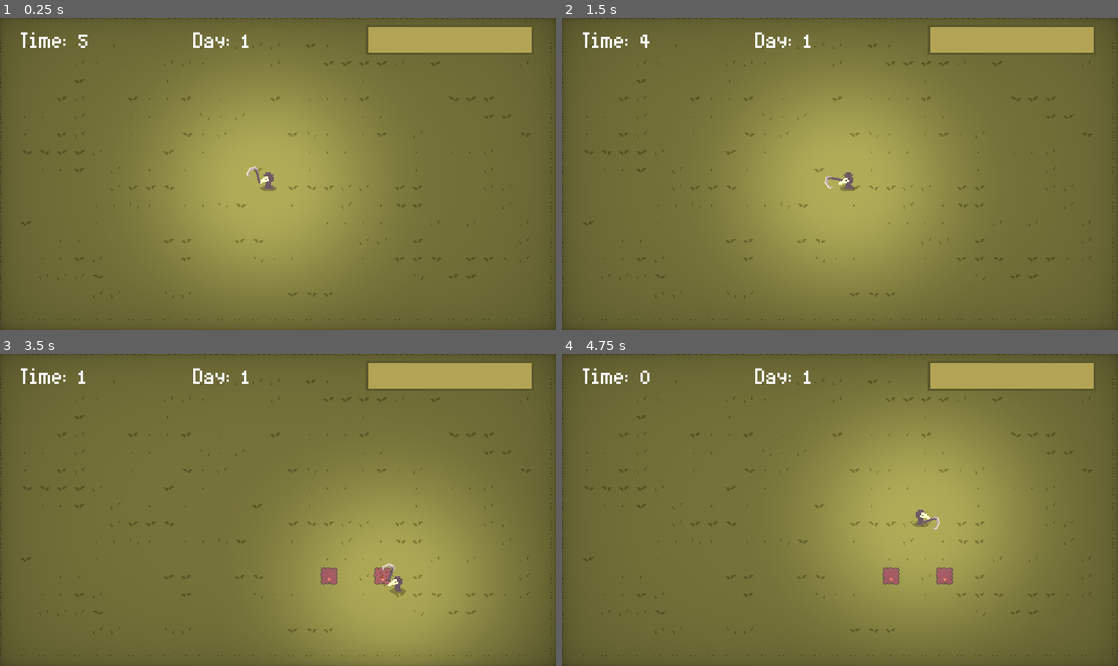
Above: before the commit, frames 1-4 (two rows, left to right).
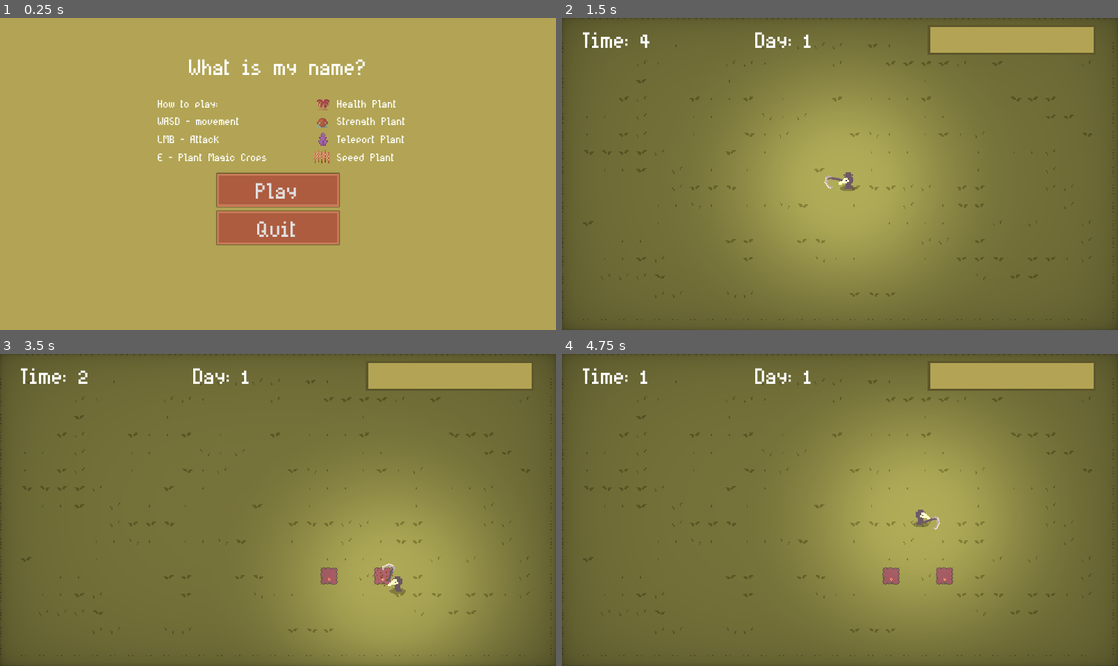
Above: after the commit, the same moments.

Repository: AJ08Coder/LudumDare52
Game: Godot game, scene res://UI/TitleScreen.tscn
Two runs of this game, one before a commit and one after it. Both use one fixed random seed, a clock stepped at 60 frames per second and the inputs below. Before the commit the project starts from res://Enviroment/World.tscn.
Inputs (mouse positions are in pixels of both pictures, inside the frame that each line leads up to):
- Up to frame 1 (0.25 s): no input
- Up to frame 2 (1.5 s): click (840, 189) at 0.5 s, where only the run after the commit has a clickable "Play"; move the mouse to (667, 39) at 1.27 s; press the mouse at (667, 39) at 1.28 s; hold D (move_right) from 1.28 s (still down)
- Up to frame 3 (3.5 s): move the mouse to (166, 525) at 2.02 s; release D (move_right) at 2.03 s; release the mouse at (166, 525) at 2.03 s; hold S (move_down) 2.03-2.78 s; click (166, 525) at 2.1 s; move the mouse to (333, 441) at 2.77 s; hold D (move_right) from 2.78 s (still down); hold E (plant) from 2.78 s (still down); click (333, 441) at 3.05 s
- Up to frame 4 (4.75 s): move the mouse to (812, 572) at 3.52 s; release D (move_right) at 3.53 s; release E (plant) at 3.53 s; hold W (move_up) 3.53-4.28 s; click (812, 572) at 3.6 s; move the mouse to (1006, 556) at 4.27 s; press the mouse at (1006, 556) at 4.28 s; hold A (move_left) from 4.28 s (still down)

The runs differ from the first frame. In frame 1, 92% of the frame differs, in the area x 0-100%, y 0-100%; in frame 2, nothing differs; in frame 3, less than 0.1%; in frame 4, less than 0.1%.

Commit message:
title screen

Diff:
--- a/Enviroment/World.gd
+++ b/Enviroment/World.gd
@@ -22,6 +22,7 @@
 var enemiesspawned = 0
 
 func _ready() -> void:
+	get_tree().paused = false
 	Global.world_node = self
 	Global.tele_ref = $TeleportReference
 	player.connect("health_changed", self, "player_health_changed")
--- a/UI/LoseScreen.gd
+++ b/UI/LoseScreen.gd
@@ -2,22 +2,22 @@
 
 
 onready var retry: Button = $CenterContainer/VBoxContainer/Retry
-onready var quit: Button = $CenterContainer/VBoxContainer/Quit
+onready var exit: Button = $CenterContainer/VBoxContainer/Exit
 
 
 func _ready() -> void:
 	visible = false
 	$AnimationPlayer.play("RESET")
 	retry.connect("pressed", self, "retry_pressed")
-	quit.connect("pressed", self, "quit_pressed")
+	exit.connect("pressed", self, "exit_pressed")
 
 
 func retry_pressed():
 	get_tree().reload_current_scene()
 
 
-func quit_pressed():
-	get_tree().quit()
+func exit_pressed():
+	get_tree().change_scene("res://UI/TitleScreen.tscn")
 
 
 func game_over():
--- a/UI/LoseScreen.tscn
+++ b/UI/LoseScreen.tscn
@@ -86,7 +86,7 @@
 margin_bottom = 60.0
 text = "Retry"
 
-[node name="Quit" type="Button" parent="CenterContainer/VBoxContainer"]
+[node name="Exit" type="Button" parent="CenterContainer/VBoxContainer"]
 margin_top = 64.0
 margin_right = 84.0
 margin_bottom = 94.0
--- /dev/null
+++ b/UI/TitleScreen.gd
@@ -0,0 +1,17 @@
+extends Control
+
+onready var play: Button = $Play
+onready var quit: Button = $Quit
+
+func _ready() -> void:
+	get_tree().paused = false
+	quit.connect("pressed", self, "quit")
+	play.connect("pressed", self, "play")
+
+
+func play():
+	get_tree().change_scene("res://Enviroment/World.tscn")
+
+
+func quit():
+	get_tree().quit()
--- /dev/null
+++ b/UI/TitleScreen.tscn
@@ -0,0 +1,97 @@
+[gd_scene load_steps=9 format=2]
+
+[ext_resource path="res://Art/crop.png" type="Texture" id=1]
+[ext_resource path="res://Art/TeleportPlant.png" type="Texture" id=2]
+[ext_resource path="res://Art/HealthPlant.png" type="Texture" id=3]
+[ext_resource path="res://Art/StrengthPlant.png" type="Texture" id=4]
+[ext_resource path="res://UI/Fonts/SinsGold.ttf" type="DynamicFontData" id=5]
+[ext_resource path="res://UI/theme.tres" type="Theme" id=6]
+[ext_resource path="res://UI/TitleScreen.gd" type="Script" id=7]
+
+[sub_resource type="DynamicFont" id=1]
+font_data = ExtResource( 5 )
+
+[node name="TitleScreen" type="Control"]
+pause_mode = 2
+anchor_right = 1.0
+anchor_bottom = 1.0
+theme = ExtResource( 6 )
+script = ExtResource( 7 )
+__meta__ = {
+"_edit_lock_": true
+}
+
+[node name="Bg" type="ColorRect" parent="."]
+anchor_right = 1.0
+anchor_bottom = 1.0
+color = Color( 0.701961, 0.647059, 0.333333, 1 )
+__meta__ = {
+"_edit_lock_": true
+}
+
+[node name="GameName" type="Label" parent="."]
+margin_left = 170.0
+margin_top = 30.0
+margin_right = 330.0
+margin_bottom = 56.0
+text = "What is my name?"
+
+[node name="Howtoplay" type="Label" parent="."]
+margin_left = 142.0
+margin_top = 70.0
+margin_right = 255.0
+margin_bottom = 131.0
+custom_fonts/font = SubResource( 1 )
+text = "How to play:
+WASD - movement
+LMB - Attack
+E - Plant Magic Crops"
+
+[node name="PlantTypes" type="Label" parent="."]
+margin_left = 303.0
+margin_top = 70.0
+margin_right = 416.0
+margin_bottom = 131.0
+custom_fonts/font = SubResource( 1 )
+text = "Health Plant
+Strength Plant
+Teleport Plant
+Speed Plant"
+
+[node name="Play" type="Button" parent="."]
+margin_left = 195.0
+margin_top = 140.0
+margin_right = 305.0
+margin_bottom = 170.0
+text = "Play"
+
+[node name="Quit" type="Button" parent="."]
+margin_left = 195.0
+margin_top = 174.0
+margin_right = 305.0
+margin_bottom = 204.0
+text = "Quit"
+
+[node name="TeleportPlant" type="Sprite" parent="."]
+position = Vector2( 290, 107 )
+texture = ExtResource( 2 )
+vframes = 4
+frame = 3
+
+[node name="StrengthPlant" type="Sprite" parent="."]
+position = Vector2( 290, 91 )
+texture = ExtResource( 4 )
+vframes = 4
+frame = 3
+
+[node name="HealthPlant" type="Sprite" parent="."]
+position = Vector2( 290, 75 )
+texture = ExtResource( 3 )
+vframes = 4
+frame = 3
+
+[node name="SpeedPlant" type="Sprite" parent="."]
+position = Vector2( 290, 123 )
+texture = ExtResource( 1 )
+vframes = 4
+frame = 3
--- a/project.godot
+++ b/project.godot
@@ -27,7 +27,7 @@
 [application]
 
 config/name="Ludum Dare 52"
-run/main_scene="res://Enviroment/World.tscn"
+run/main_scene="res://UI/TitleScreen.tscn"
 config/icon="res://icon.png"
 
 [autoload]
